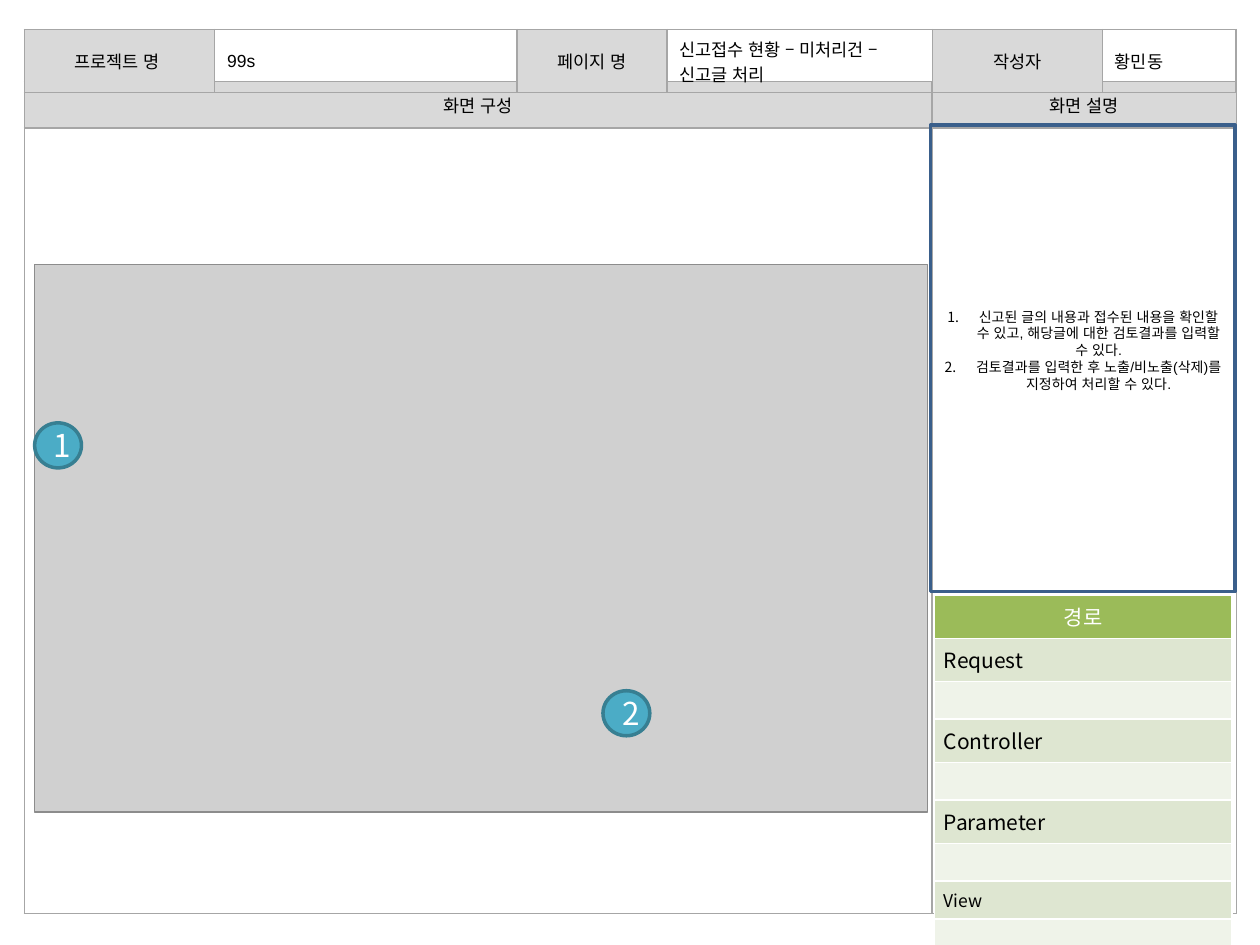
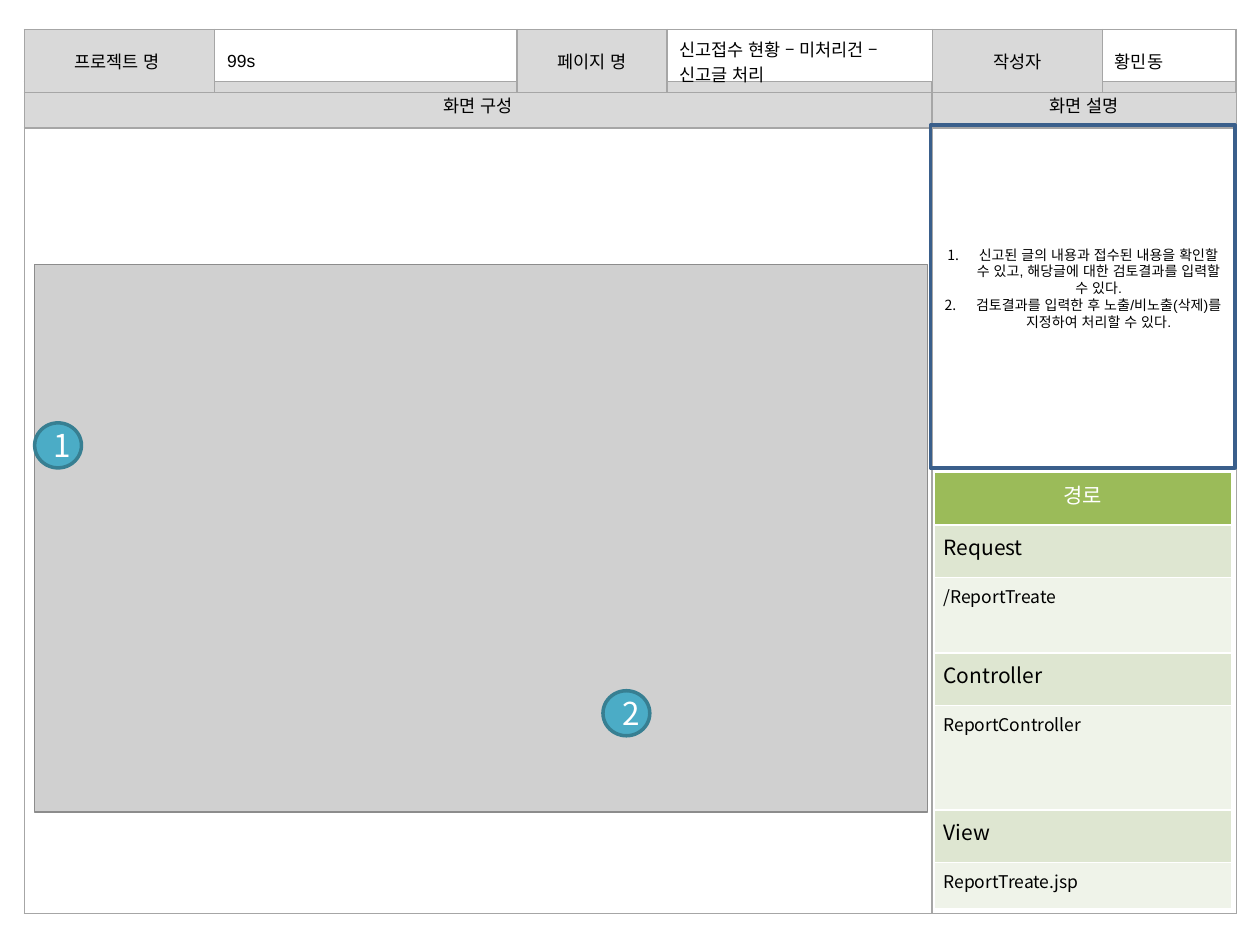
Before and after one commit to banana1531/ggs, a slide deck: slide 6 of doc/0.공용폴더/07 스토리보드/스토리보드 - 관리자 페이지.pptx. Drawn at 1260x945 pixels with LibreOffice and Linux fonts; fonts in the diff are those of the drawing; grey boxes stand for pictures. Boxes give left, top, right and bottom in pixels: in the first picture for what was removed or moved away, otherwise in the second. Text is boxed around its words. In the diff, an @@ line names an element or a change of style, - is before the commit and + after.

```diff
--- a/doc/0.공용폴더/07 스토리보드/스토리보드 - 관리자 페이지.pptx
+++ b/doc/0.공용폴더/07 스토리보드/스토리보드 - 관리자 페이지.pptx
@@ rectangle "신고된 글의 내용과 접수된 내용을 ...": place and size @@
-rectangle "신고된 글의 내용과 접수된 내용을 ..." at (930, 125, 1235, 591)
+rectangle "신고된 글의 내용과 접수된 내용을 ..." at (930, 125, 1235, 467)
@@ table at (934, 472, 1231, 908) @@
-row 3, column 1: 
+row 3, column 1: /ReportTreate
-row 5: 
-row 6: Parameter
-row 7: 
+row 5: ReportController
-row 7, column 1: 
+row 7, column 1: ReportTreate.jsp
@@ table: place and size @@
-table at (935, 595, 1232, 914)
+table at (934, 472, 1231, 908)
```
Also in this commit, not shown: 11 other slides changed.
